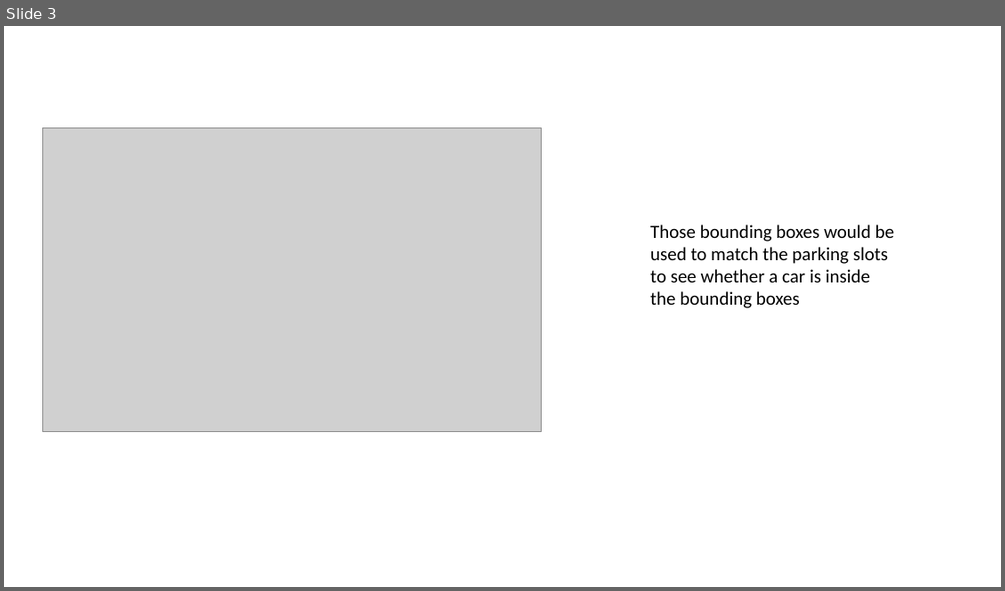
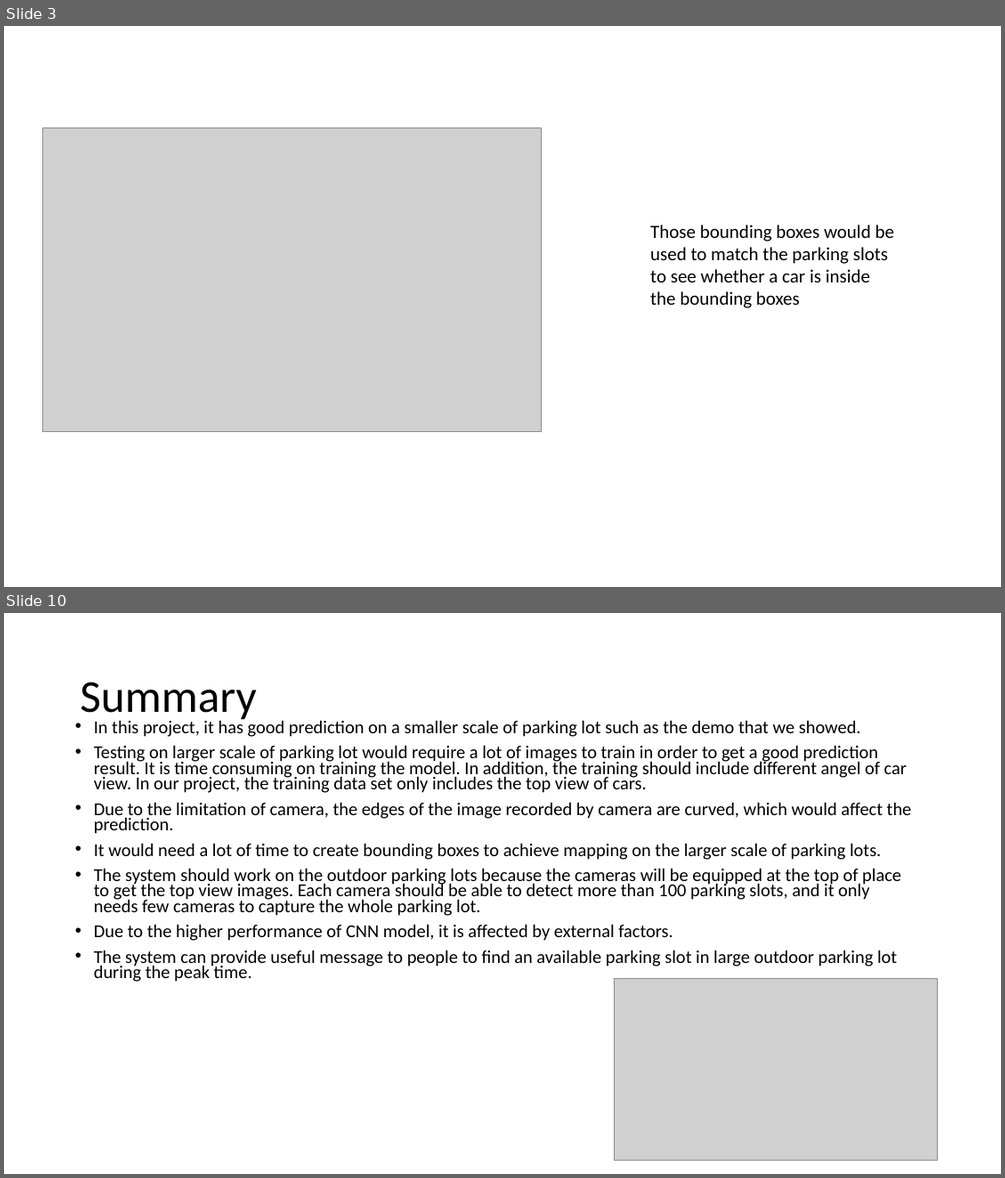
Before and after one commit to MenghuaXie/M202AFinalProject, a slide deck: 202_final_presentation.pptx. Shown one above the other, each under a label of ours: slide 3 before the commit, slides 3 and 10 after it; the slides between them are not shown. The pictures are 1005x591 and 1005x1178 pixels, drawn with LibreOffice and Linux fonts; fonts in the diff are those of the drawing; grey boxes stand for pictures. Boxes give left, top, right and bottom in pixels: in the first picture for what was removed or moved away, otherwise in the second. Text is boxed around its words. In the diff, an @@ line names an element or a change of style, - is before the commit and + after.

```diff
--- a/202_final_presentation.pptx
+++ b/202_final_presentation.pptx
@@ slide 10 added at box(4, 613, 1001, 1174), background #FFFFFF @@
@@ title added at box(80, 682, 256, 722), 44 pt, text #000000 @@
+Summary
@@ text added at box(94, 718, 912, 981), 17.5 pt, text #000000 @@
+• In this project, it has good prediction on a smaller scale of parking lot such as the demo that we showed.
+• Testing on larger scale of parking lot would require a lot of images to train in order to get a good prediction result. It is time consuming on training the model. In addition, the training should include different angel of car view. In our project, the training data set only includes the top view of cars.
+• Due to the limitation of camera, the edges of the image recorded by camera are curved, which would affect the prediction.
+• It would need a lot of time to create bounding boxes to achieve mapping on the larger scale of parking lots.
+• The system should work on the outdoor parking lots because the cameras will be equipped at the top of place to get the top view images. Each camera should be able to detect more than 100 parking slots, and it only needs few cameras to capture the whole parking lot.
+• Due to the higher performance of CNN model, it is affected by external factors.
+• The system can provide useful message to people to find an available parking slot in large outdoor parking lot during the peak time.
@@ picture added at box(615, 979, 938, 1160) @@
```
Also in this commit, not shown: 3 slides changed, 4 other slides added, 1 slide removed, 1 other file.
